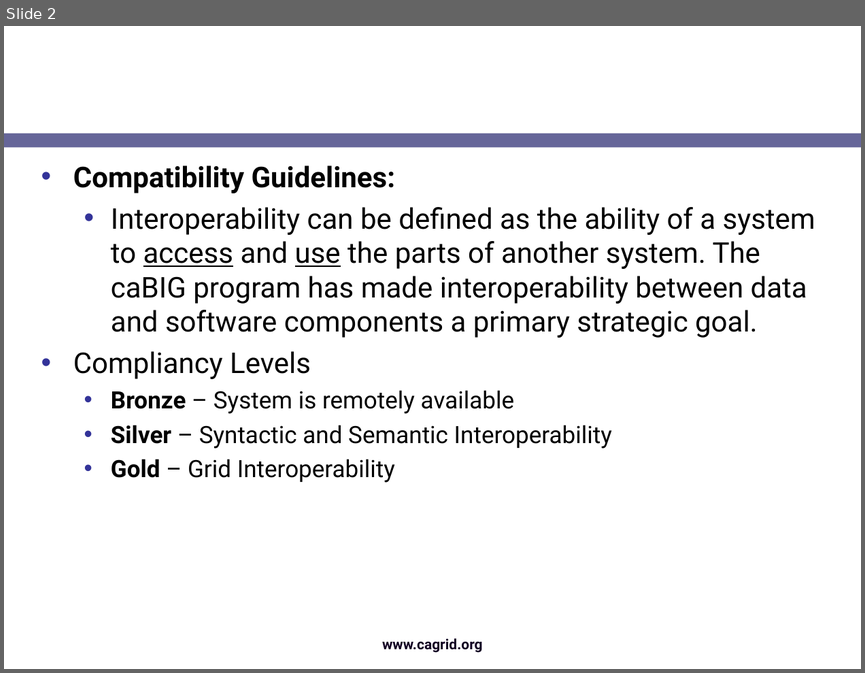
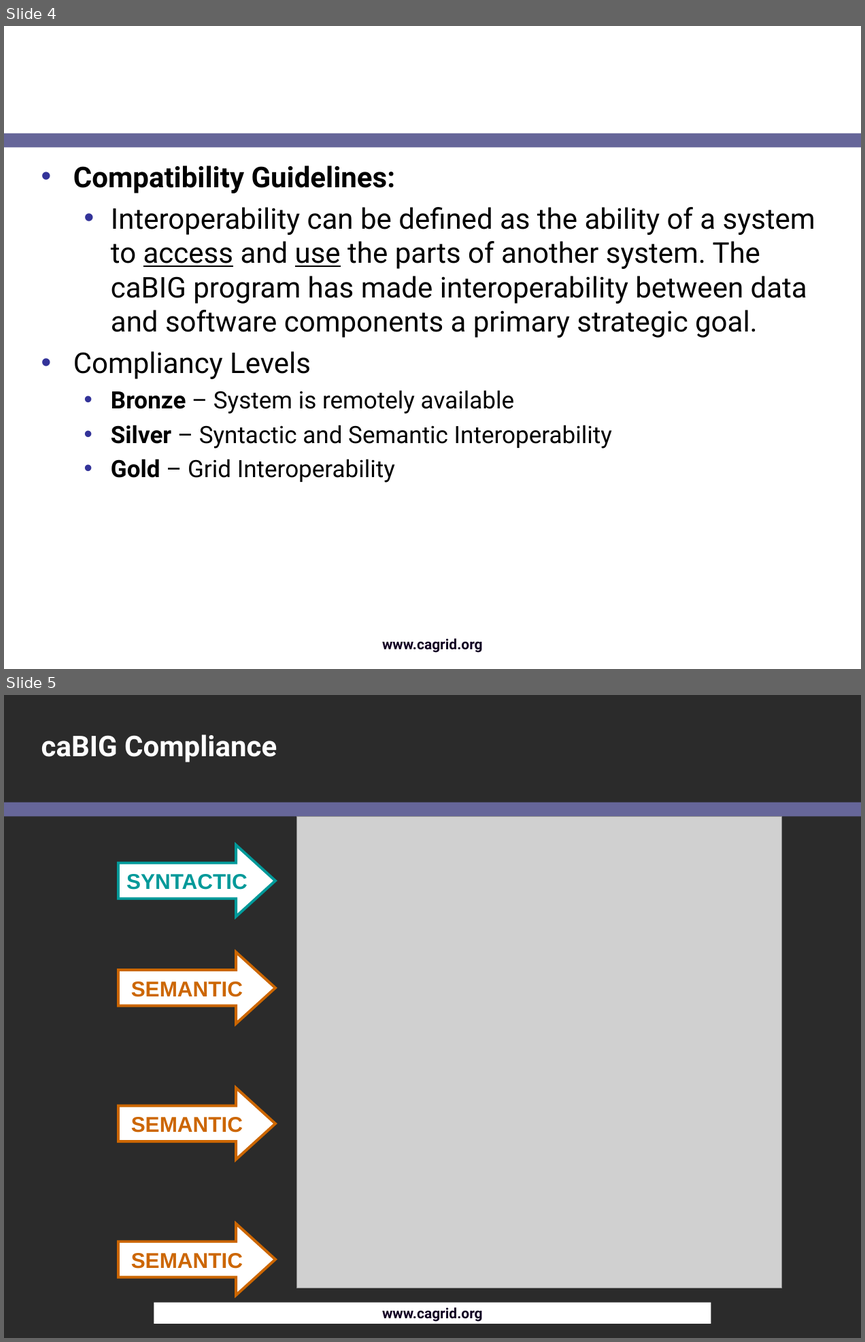
Before and after one commit to NCIP/cagrid-docs, a slide deck: presentations/caGrid-amia-spring-2007.ppt. Shown one above the other, each under a label of ours: slide 2 before the commit, slides 4 and 5 after it. The pictures are 865x673 and 865x1342 pixels, drawn with LibreOffice and Linux fonts; fonts in the diff are those of the drawing; grey boxes stand for pictures; background and template pictures are left out; a plain dark background stands for a picture behind light text. Boxes give left, top, right and bottom in pixels: in the first picture for what was removed or moved away, otherwise in the second. Text is boxed around its words. In the diff, an @@ line names an element or a change of style, - is before the commit and + after.

```diff
--- a/presentations/caGrid-amia-spring-2007.ppt
+++ b/presentations/caGrid-amia-spring-2007.ppt
@@ slide 5 added at [4, 695, 861, 1338], background picture (left out); not listed: 1 template element that a slide beside it also shows @@
@@ title added at [41, 734, 277, 762], 24 pt, text #FFFFFF, bold @@
+caBIG Compliance
@@ picture added at [297, 817, 782, 1288] @@
@@ right arrow added at [118, 845, 275, 916], fill #FFFFFF, outline #009999 2.24 pt, 18 pt, text #009999, bold @@
+SYNTACTIC
@@ right arrow added at [118, 952, 275, 1023], fill #FFFFFF, outline #CC6600 2.24 pt, 18 pt, text #CC6600, bold @@
+SEMANTIC
@@ right arrow added at [118, 1087, 275, 1159], fill #FFFFFF, outline #CC6600 2.24 pt, 18 pt, text #CC6600, bold @@
+SEMANTIC
@@ right arrow added at [118, 1223, 275, 1295], fill #FFFFFF, outline #CC6600 2.24 pt, 18 pt, text #CC6600, bold @@
+SEMANTIC
@@ rectangle added at [154, 1302, 711, 1323], fill #FFFFFF, 12 pt, text #110022, bold @@
+www.cagrid.org
@@ what was slide 2 is now slide 4 @@
```
Also in this commit, not shown: 1 slide changed, 3 other slides added, 3 slides removed.
